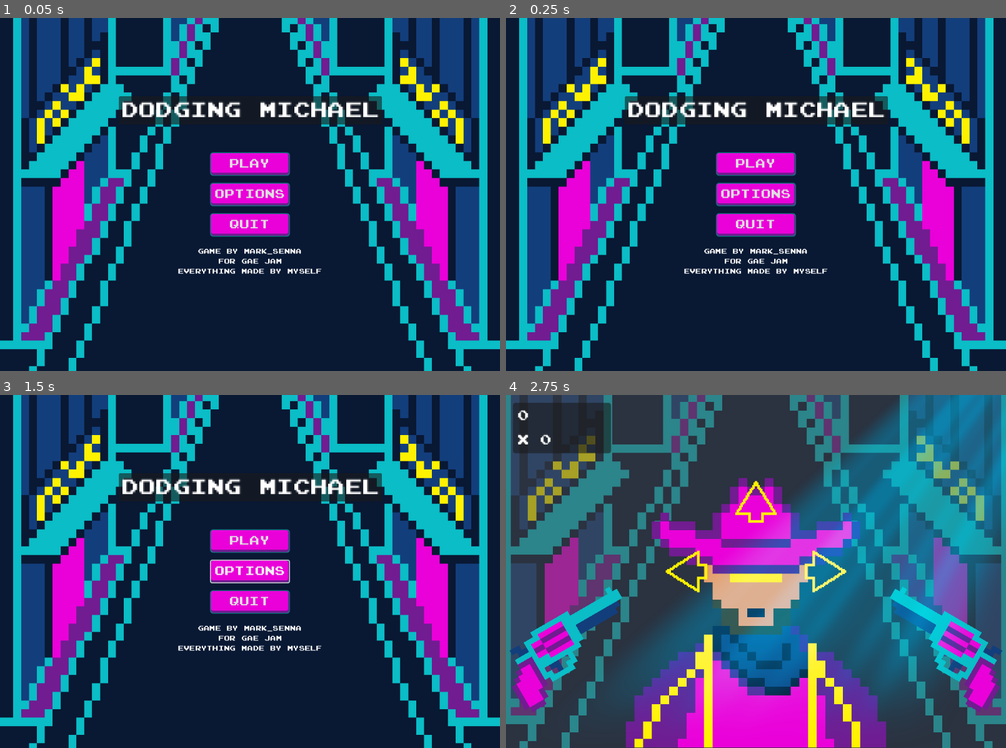
Above: before the commit, frames 1-4 (two rows, left to right).
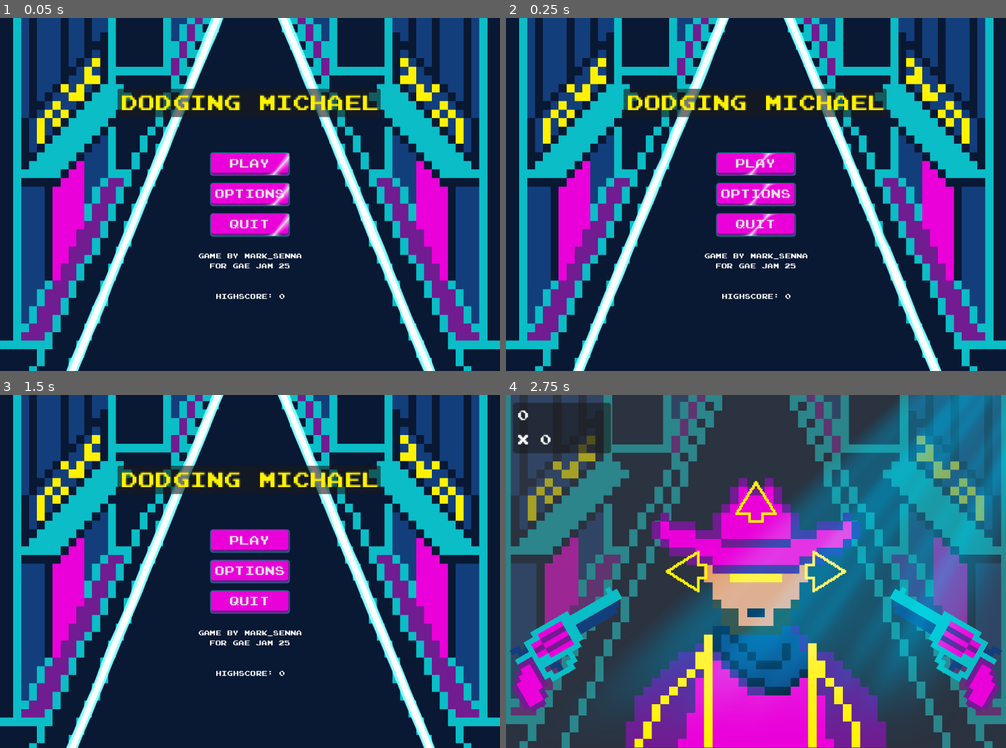
Above: after the commit, the same moments.

Repository: AlphaZero999/GAE-GameJam
Game: Godot game, scene res://scenes/main.tscn
Two runs of this game, one before a commit and one after it. Both use one fixed random seed, a clock stepped at 60 frames per second and the inputs below. Sound files missing from this copy of the repository are replaced by a short silence.
Inputs (mouse positions are in pixels of both pictures, inside the frame that each line leads up to):
- Up to frame 1 (0.05 s): no input
- Up to frame 2 (0.25 s): no input
- Up to frame 3 (1.5 s): click "Options" at 0.5 s; click (250, 585) at 1.25 s, where only the run after the commit has a clickable "Back"
- Up to frame 4 (2.75 s): click "Play" at 2 s

The runs differ from the first frame. In frame 1, 8.4% of the frame differs, in the area x 13-88%, y 0-100%; in frame 2, 8.3%; in frame 3, 8.2%; in frame 4, nothing differs.

Commit message:
submitted project

Diff:
--- a/gae-gamejam/Globals/conductor_variables.gd
+++ b/gae-gamejam/Globals/conductor_variables.gd
@@ -3,6 +3,7 @@
 signal beat
 signal measure
 
+var highscore = 0
 var score = 0
 var combo = 0
 var great = 0
--- /dev/null
+++ b/gae-gamejam/Globals/settings.gd
@@ -0,0 +1,3 @@
+extends Node
+
+var music_value = 1
--- a/gae-gamejam/project.godot
+++ b/gae-gamejam/project.godot
@@ -18,11 +18,11 @@
 [autoload]
 
 ConductorVariables="*res://Globals/conductor_variables.gd"
+Settings="*res://Globals/settings.gd"
 
 [display]
 
 window/size/viewport_height=812
-window/size/mode=4
 window/stretch/mode="viewport"
 
 [global_group]
--- a/gae-gamejam/scenes/end/end.tscn
+++ b/gae-gamejam/scenes/end/end.tscn
@@ -1,8 +1,42 @@
-[gd_scene load_steps=4 format=3 uid="uid://b14tgbrbus4vg"]
+[gd_scene load_steps=8 format=3 uid="uid://b14tgbrbus4vg"]
 
 [ext_resource type="Script" uid="uid://cuga7llik6pvl" path="res://scenes/end/end.gd" id="1_8srqk"]
 [ext_resource type="Texture2D" uid="uid://b3s5f4hrnuums" path="res://assets/CowboyDidIt.png" id="1_orl65"]
 [ext_resource type="Theme" uid="uid://xgqdkyh4d4iy" path="res://theme.tres" id="3_p1qr3"]
+[ext_resource type="Shader" uid="uid://b6ylfgi5favb" path="res://shader/highlight.gdshader" id="4_hqgb4"]
+[ext_resource type="Shader" uid="uid://bid1dxp6phv0d" path="res://shader/beams.gdshader" id="5_rx7h6"]
+
+[sub_resource type="ShaderMaterial" id="ShaderMaterial_rx7h6"]
+shader = ExtResource("4_hqgb4")
+shader_parameter/Line_Smoothness = 0.045
+shader_parameter/Line_Width = 0.102
+shader_parameter/Brightness = 0.64
+shader_parameter/Rotation_deg = 13.82
+shader_parameter/Distortion = 1.676
+shader_parameter/Speed = 0.455
+shader_parameter/Position = 0.0
+shader_parameter/Position_Min = 0.25
+shader_parameter/Position_Max = 0.5
+shader_parameter/Alpha = 1.0
+
+[sub_resource type="ShaderMaterial" id="ShaderMaterial_m21k2"]
+shader = ExtResource("5_rx7h6")
+shader_parameter/beams = 2
+shader_parameter/energy = 3.0
+shader_parameter/roughness = 3
+shader_parameter/frequency = 10
+shader_parameter/speed = 1.0
+shader_parameter/thickness = 0.057
+shader_parameter/outline_thickness = 0.056
+shader_parameter/beam_difference = 0.0
+shader_parameter/glow = 0.0
+shader_parameter/outline_glow = 0.0
+shader_parameter/color = Vector4(0.91, 1, 1, 1)
+shader_parameter/outline_color = Vector4(0.5, 1, 0.96, 1)
+shader_parameter/progress = 1.0
+shader_parameter/y_offset = 0.0
+shader_parameter/fixed_edge_size = 0.05
+shader_parameter/noise_scale = Vector2(1, 1)
 
 [node name="End" type="Node"]
 script = ExtResource("1_8srqk")
@@ -111,6 +145,7 @@
 
 [node name="VBoxContainer2" type="VBoxContainer" parent="Control/MarginContainer/VBoxContainer"]
 layout_mode = 2
+theme_override_constants/separation = 20
 
 [node name="RetryButton" type="Button" parent="Control/MarginContainer/VBoxContainer/VBoxContainer2"]
 custom_minimum_size = Vector2(230, 50)
@@ -118,11 +153,40 @@
 theme = ExtResource("3_p1qr3")
 text = "Retry"
 
+[node name="ColorRect" type="ColorRect" parent="Control/MarginContainer/VBoxContainer/VBoxContainer2/RetryButton"]
+material = SubResource("ShaderMaterial_rx7h6")
+layout_mode = 1
+anchors_preset = 15
+anchor_right = 1.0
+anchor_bottom = 1.0
+grow_horizontal = 2
+grow_vertical = 2
+mouse_filter = 2
+
 [node name="MainMenuButton" type="Button" parent="Control/MarginContainer/VBoxContainer/VBoxContainer2"]
 custom_minimum_size = Vector2(230, 50)
 layout_mode = 2
 theme = ExtResource("3_p1qr3")
 text = "Main Menu"
 
+[node name="ColorRect" type="ColorRect" parent="Control/MarginContainer/VBoxContainer/VBoxContainer2/MainMenuButton"]
+material = SubResource("ShaderMaterial_rx7h6")
+layout_mode = 1
+anchors_preset = 15
+anchor_right = 1.0
+anchor_bottom = 1.0
+grow_horizontal = 2
+grow_vertical = 2
+mouse_filter = 2
+
+[node name="ColorRect3" type="ColorRect" parent="Control"]
+material = SubResource("ShaderMaterial_m21k2")
+layout_mode = 0
+offset_left = 792.0
+offset_top = 435.0
+offset_right = 832.0
+offset_bottom = 475.0
+scale = Vector2(2.79054, 1.01092)
+
 [connection signal="pressed" from="Control/MarginContainer/VBoxContainer/VBoxContainer2/RetryButton" to="." method="_on_retry_button_pressed"]
 [connection signal="pressed" from="Control/MarginContainer/VBoxContainer/VBoxContainer2/MainMenuButton" to="." method="_on_main_menu_button_pressed"]
--- a/gae-gamejam/scenes/game/game.gd
+++ b/gae-gamejam/scenes/game/game.gd
@@ -12,8 +12,6 @@
 @onready var arrow_up: AnimatedSprite2D = $PlayArea/ArrowUp
 
 @onready var pistols: Node2D = $Pistols
-
-@onready var audio_stream_player: AudioStreamPlayer = $AudioStreamPlayer
 
 @onready var score_label: Label = %ScoreLabel
 @onready var combo_label: Label = %ComboLabel
@@ -144,6 +142,8 @@
 		ConductorVariables.good = good
 		ConductorVariables.okay = okay
 		ConductorVariables.missed = missed
+		if ConductorVariables.highscore < score:
+			ConductorVariables.highscore = score
 		if get_tree().change_scene_to_file("res://scenes/end/end.tscn") != OK:
 			print ("Error changing scene to End")
 
--- a/gae-gamejam/scenes/main.gd
+++ b/gae-gamejam/scenes/main.gd
@@ -1,13 +1,16 @@
 extends Node
 
+@onready var highscore_label: Label = $HighscoreLabel
+
+func _ready() -> void:
+	highscore_label.text = "Highscore: " + str(ConductorVariables.highscore)
 
 func _on_play_button_pressed() -> void:
 	get_tree().change_scene_to_file("res://scenes/game/game.tscn")
 
 
 func _on_options_button_pressed() -> void:
-	pass # Replace with function body.
-	#TODO OptionsMenu
+	get_tree().change_scene_to_file("res://scenes/options_menu/options_menu.tscn")
 
 
 func _on_quit_button_pressed() -> void:
--- a/gae-gamejam/scenes/main.tscn
+++ b/gae-gamejam/scenes/main.tscn
@@ -1,8 +1,42 @@
-[gd_scene load_steps=4 format=3 uid="uid://byhkn6vlecnxi"]
+[gd_scene load_steps=8 format=3 uid="uid://byhkn6vlecnxi"]
 
 [ext_resource type="Script" uid="uid://drlbs3yqf5thw" path="res://scenes/main.gd" id="1_o5qli"]
 [ext_resource type="Theme" uid="uid://xgqdkyh4d4iy" path="res://theme.tres" id="2_0wfyh"]
 [ext_resource type="Texture2D" uid="uid://cu456uogftj8q" path="res://assets/bg.png" id="2_sugp2"]
+[ext_resource type="Shader" uid="uid://b6ylfgi5favb" path="res://shader/highlight.gdshader" id="4_jyhfs"]
+[ext_resource type="Shader" uid="uid://bid1dxp6phv0d" path="res://shader/beams.gdshader" id="5_tbgi4"]
+
+[sub_resource type="ShaderMaterial" id="ShaderMaterial_tefeu"]
+shader = ExtResource("5_tbgi4")
+shader_parameter/beams = 2
+shader_parameter/energy = 3.0
+shader_parameter/roughness = 3
+shader_parameter/frequency = 10
+shader_parameter/speed = 0.7
+shader_parameter/thickness = 0.075
+shader_parameter/outline_thickness = 0.075
+shader_parameter/beam_difference = 0.0
+shader_parameter/glow = 0.438
+shader_parameter/outline_glow = 0.0
+shader_parameter/color = Vector4(0.91, 1, 1, 1)
+shader_parameter/outline_color = Vector4(0.5, 1.05, 0.96, 1)
+shader_parameter/progress = 1.0
+shader_parameter/y_offset = 0.0
+shader_parameter/fixed_edge_size = 0.05
+shader_parameter/noise_scale = Vector2(1, 1)
+
+[sub_resource type="ShaderMaterial" id="ShaderMaterial_tbgi4"]
+shader = ExtResource("4_jyhfs")
+shader_parameter/Line_Smoothness = 0.045
+shader_parameter/Line_Width = 0.102
+shader_parameter/Brightness = 0.64
+shader_parameter/Rotation_deg = 13.82
+shader_parameter/Distortion = 1.676
+shader_parameter/Speed = 0.455
+shader_parameter/Position = 0.0
+shader_parameter/Position_Min = 0.25
+shader_parameter/Position_Max = 0.5
+shader_parameter/Alpha = 1.0
 
 [node name="Main" type="Node"]
 script = ExtResource("1_o5qli")
@@ -12,11 +46,36 @@
 scale = Vector2(18.2031, 19.6905)
 texture = ExtResource("2_sugp2")
 
+[node name="ColorRect" type="ColorRect" parent="."]
+material = SubResource("ShaderMaterial_tefeu")
+custom_minimum_size = Vector2(1000, 100)
+offset_left = 98.0
+offset_top = 847.151
+offset_right = 1098.0
+offset_bottom = 947.151
+rotation = -1.17881
+
+[node name="ColorRect2" type="ColorRect" parent="."]
+material = SubResource("ShaderMaterial_tefeu")
+custom_minimum_size = Vector2(1000, 100)
+anchors_preset = 7
+anchor_left = 0.5
+anchor_top = 1.0
+anchor_right = 0.5
+anchor_bottom = 1.0
+offset_left = 102.0
+offset_top = -881.849
+offset_right = 1102.0
+offset_bottom = -781.849
+grow_horizontal = 2
+grow_vertical = 0
+rotation = 1.1781
+
 [node name="Panel" type="Panel" parent="."]
-offset_left = 274.0
-offset_top = 180.0
-offset_right = 880.0
-offset_bottom = 245.0
+offset_left = 271.0
+offset_top = 163.0
+offset_right = 877.0
+offset_bottom = 228.0
 
 [node name="Label" type="Label" parent="."]
 anchors_preset = 8
@@ -24,16 +83,17 @@
 anchor_top = 0.5
 anchor_right = 0.5
 anchor_bottom = 0.5
-offset_left = -296.505
-offset_top = -225.995
-offset_right = -98.505
-offset_bottom = -205.995
+offset_left = -298.335
+offset_top = -242.0
+offset_right = -100.335
+offset_bottom = -222.0
 grow_horizontal = 2
 grow_vertical = 2
 scale = Vector2(3, 3)
 size_flags_horizontal = 4
 size_flags_vertical = 0
 theme = ExtResource("2_0wfyh")
+theme_override_colors/font_color = Color(1, 0.94902, 0, 1)
 text = "Dodging Michael"
 horizontal_alignment = 1
 vertical_alignment = 1
@@ -63,6 +123,16 @@
 theme = ExtResource("2_0wfyh")
 text = "Play"
 
+[node name="ColorRect" type="ColorRect" parent="MarginContainer/HBoxContainer/PlayButton"]
+material = SubResource("ShaderMaterial_tbgi4")
+layout_mode = 1
+anchors_preset = 15
+anchor_right = 1.0
+anchor_bottom = 1.0
+grow_horizontal = 2
+grow_vertical = 2
+mouse_filter = 2
+
 [node name="OptionsButton" type="Button" parent="MarginContainer/HBoxContainer"]
 unique_name_in_owner = true
 custom_minimum_size = Vector2(150, 50)
@@ -70,12 +140,32 @@
 theme = ExtResource("2_0wfyh")
 text = "Options"
 
+[node name="ColorRect" type="ColorRect" parent="MarginContainer/HBoxContainer/OptionsButton"]
+material = SubResource("ShaderMaterial_tbgi4")
+layout_mode = 1
+anchors_preset = 15
+anchor_right = 1.0
+anchor_bottom = 1.0
+grow_horizontal = 2
+grow_vertical = 2
+mouse_filter = 2
+
 [node name="QuitButton" type="Button" parent="MarginContainer/HBoxContainer"]
 unique_name_in_owner = true
 custom_minimum_size = Vector2(150, 50)
 layout_mode = 2
 theme = ExtResource("2_0wfyh")
 text = "Quit"
+
+[node name="ColorRect" type="ColorRect" parent="MarginContainer/HBoxContainer/QuitButton"]
+material = SubResource("ShaderMaterial_tbgi4")
+layout_mode = 1
+anchors_preset = 15
+anchor_right = 1.0
+anchor_bottom = 1.0
+grow_horizontal = 2
+grow_vertical = 2
+mouse_filter = 2
 
 [node name="Label2" type="Label" parent="."]
 anchors_preset = 8
@@ -91,8 +181,24 @@
 grow_vertical = 2
 theme = ExtResource("2_0wfyh")
 text = "Game by Mark_Senna
-for GAE Jam
-Everything made by myself"
+for GAE Jam 25"
+horizontal_alignment = 1
+vertical_alignment = 1
+
+[node name="HighscoreLabel" type="Label" parent="."]
+anchors_preset = 8
+anchor_left = 0.5
+anchor_top = 0.5
+anchor_right = 0.5
+anchor_bottom = 0.5
+offset_left = -118.0
+offset_top = 213.0
+offset_right = 121.0
+offset_bottom = 256.0
+grow_horizontal = 2
+grow_vertical = 2
+theme = ExtResource("2_0wfyh")
+text = "Highscore: 0"
 horizontal_alignment = 1
 vertical_alignment = 1
 
--- /dev/null
+++ b/gae-gamejam/scenes/options_menu/options_menu.gd
@@ -0,0 +1,21 @@
+extends Node
+
+@onready var h_slider: HSlider = $MarginContainer/VBoxContainer/VBoxContainer/HSlider
+
+func _ready() -> void:
+	h_slider.value = Settings.music_value
+
+func _on_button_pressed() -> void:
+	get_tree().change_scene_to_file("res://scenes/main.tscn")
+
+
+func _on_h_slider_value_changed(value: float) -> void:
+	Settings.music_value = value
+	var bus_index = AudioServer.get_bus_index("Master")
+
+	if value == 0.0:
+		AudioServer.set_bus_mute(bus_index, true)
+	else:
+		AudioServer.set_bus_mute(bus_index, false)
+		var db = linear_to_db(value)
+		AudioServer.set_bus_volume_db(bus_index, db)
--- /dev/null
+++ b/gae-gamejam/scenes/options_menu/options_menu.tscn
@@ -0,0 +1,125 @@
+[gd_scene load_steps=8 format=3 uid="uid://gjpwos1oxcmd"]
+
+[ext_resource type="Script" uid="uid://lbu111qxoo8c" path="res://scenes/options_menu/options_menu.gd" id="1_sglii"]
+[ext_resource type="Texture2D" uid="uid://cu456uogftj8q" path="res://assets/bg.png" id="2_44mp6"]
+[ext_resource type="Theme" uid="uid://xgqdkyh4d4iy" path="res://theme.tres" id="3_pyb0l"]
+[ext_resource type="Shader" uid="uid://b6ylfgi5favb" path="res://shader/highlight.gdshader" id="4_pyb0l"]
+[ext_resource type="Shader" uid="uid://bid1dxp6phv0d" path="res://shader/beams.gdshader" id="5_7inox"]
+
+[sub_resource type="ShaderMaterial" id="ShaderMaterial_7inox"]
+shader = ExtResource("4_pyb0l")
+shader_parameter/Line_Smoothness = 0.045
+shader_parameter/Line_Width = 0.102
+shader_parameter/Brightness = 0.64
+shader_parameter/Rotation_deg = 13.82
+shader_parameter/Distortion = 1.676
+shader_parameter/Speed = 0.455
+shader_parameter/Position = 0.0
+shader_parameter/Position_Min = 0.25
+shader_parameter/Position_Max = 0.5
+shader_parameter/Alpha = 1.0
+
+[sub_resource type="ShaderMaterial" id="ShaderMaterial_8eue1"]
+shader = ExtResource("5_7inox")
+shader_parameter/beams = 2
+shader_parameter/energy = 3.0
+shader_parameter/roughness = 3
+shader_parameter/frequency = 10
+shader_parameter/speed = 0.7
+shader_parameter/thickness = 0.075
+shader_parameter/outline_thickness = 0.075
+shader_parameter/beam_difference = 0.0
+shader_parameter/glow = 0.438
+shader_parameter/outline_glow = 0.0
+shader_parameter/color = Vector4(0.91, 1, 1, 1)
+shader_parameter/outline_color = Vector4(0.5, 1.05, 0.96, 1)
+shader_parameter/progress = 1.0
+shader_parameter/y_offset = 0.0
+shader_parameter/fixed_edge_size = 0.05
+shader_parameter/noise_scale = Vector2(1, 1)
+
+[node name="OptionsMenu" type="Node"]
+script = ExtResource("1_sglii")
+
+[node name="Sprite2D" type="Sprite2D" parent="."]
+position = Vector2(576.5, 407.5)
+scale = Vector2(18.2031, 19.6905)
+texture = ExtResource("2_44mp6")
+
+[node name="MarginContainer" type="MarginContainer" parent="."]
+anchors_preset = 8
+anchor_left = 0.5
+anchor_top = 0.5
+anchor_right = 0.5
+anchor_bottom = 0.5
+offset_left = -90.0
+offset_top = -25.0
+offset_right = 90.0
+offset_bottom = 25.0
+grow_horizontal = 2
+grow_vertical = 2
+
+[node name="VBoxContainer" type="VBoxContainer" parent="MarginContainer"]
+layout_mode = 2
+theme_override_constants/separation = 25
+
+[node name="VBoxContainer" type="VBoxContainer" parent="MarginContainer/VBoxContainer"]
+layout_mode = 2
+theme_override_constants/separation = 10
+
+[node name="MusicVolumeLabel" type="Label" parent="MarginContainer/VBoxContainer/VBoxContainer"]
+layout_mode = 2
+theme = ExtResource("3_pyb0l")
+text = "Music Volume"
+horizontal_alignment = 1
+vertical_alignment = 1
+
+[node name="HSlider" type="HSlider" parent="MarginContainer/VBoxContainer/VBoxContainer"]
+layout_mode = 2
+theme = ExtResource("3_pyb0l")
+max_value = 1.0
+step = 0.01
+
+[node name="Button" type="Button" parent="MarginContainer/VBoxContainer"]
+custom_minimum_size = Vector2(180, 50)
+layout_mode = 2
+theme = ExtResource("3_pyb0l")
+text = "Back"
+
+[node name="ColorRect" type="ColorRect" parent="MarginContainer/VBoxContainer/Button"]
+material = SubResource("ShaderMaterial_7inox")
+layout_mode = 1
+anchors_preset = 15
+anchor_right = 1.0
+anchor_bottom = 1.0
+grow_horizontal = 2
+grow_vertical = 2
+mouse_filter = 2
+
+[node name="ColorRect" type="ColorRect" parent="."]
+material = SubResource("ShaderMaterial_8eue1")
+custom_minimum_size = Vector2(1000, 100)
+offset_left = 98.0
+offset_top = 845.0
+offset_right = 1098.0
+offset_bottom = 945.0
+rotation = -1.17881
+
+[node name="ColorRect2" type="ColorRect" parent="."]
+material = SubResource("ShaderMaterial_8eue1")
+custom_minimum_size = Vector2(1000, 100)
+anchors_preset = 7
+anchor_left = 0.5
+anchor_top = 1.0
+anchor_right = 0.5
+anchor_bottom = 1.0
+offset_left = 102.0
+offset_top = -884.0
+offset_right = 1102.0
+offset_bottom = -784.0
+grow_horizontal = 2
+grow_vertical = 0
+rotation = 1.1781
+
+[connection signal="value_changed" from="MarginContainer/VBoxContainer/VBoxContainer/HSlider" to="." method="_on_h_slider_value_changed"]
+[connection signal="pressed" from="MarginContainer/VBoxContainer/Button" to="." method="_on_button_pressed"]
--- /dev/null
+++ b/gae-gamejam/shader/beams.gdshader
@@ -0,0 +1,113 @@
+/*
+Shader from Godot Shaders - the free shader library.
+godotshaders.com/shader/energy-beams
+
+This shader is under CC0 license. Feel free to use, improve and
+change this shader according to your needs and consider sharing
+the modified result to godotshaders.com.
+*/
+
+shader_type canvas_item;
+render_mode blend_add; // Remove this if you want to use HDR glow instead (use "Glow" and "Outline Glow" sliders)
+
+uniform int beams = 2; // How many beams the energy field should have
+
+uniform float energy = 3.0; // How much the beams will travel up and down
+uniform int roughness : hint_range(1, 10) = 3; // How compact the noise texture will be
+uniform int frequency = 10; // Amount of "ripples" in the beams
+
+uniform float speed = 1.0; // Animation speed
+uniform float thickness : hint_range(0.0, 0.1) = 0.006; // Thickness of the main beam
+uniform float outline_thickness : hint_range(0.0, 0.1) = 0.03; //Thickness of the outline color
+uniform float beam_difference : hint_range(0.0, 1.0) = 0.0; // The thickness difference between the main beam and the other, if there are more than one beam. The closer to 1 the smaller the thickness difference.
+
+uniform float glow : hint_range(0.0, 3.0) = 0.0; // Use together with WorldEnvironment's Glow feature
+uniform float outline_glow : hint_range(0.0, 3.0) = 0.0;
+
+uniform vec4 color = vec4(0.91, 1.0, 1.0, 1.0);
+uniform vec4 outline_color= vec4(0.5, 1.0, 0.96, 1.0);
+
+uniform float progress : hint_range(0.0, 1.0) = 1.0;
+
+uniform float y_offset : hint_range (-0.5, 0.5) = 0.0; // Position of the beam
+uniform float fixed_edge_size : hint_range(0.0, 0.5) = 0.05; // How close to the edge should the beam be still before the animatino starts
+uniform vec2 noise_scale = vec2(1.0); // If the object (for example the ColorRect or Sprite node) is compressed use this to compensate for the noise texture being compressed.
+
+float random(vec2 uv) {
+    return fract(sin(dot(uv.xy,
+        vec2(12.9898,78.233))) *
+            43758.5453123);
+}
+
+float noise(vec2 uv) {
+    vec2 uv_index = floor(uv);
+    vec2 uv_fract = fract(uv);
+
+    // Four corners in 2D of a tile
+    float a = random(uv_index);
+    float b = random(uv_index + vec2(1.0, 0.0));
+    float c = random(uv_index + vec2(0.0, 1.0));
+    float d = random(uv_index + vec2(1.0, 1.0));
+
+    vec2 blur = smoothstep(0.0, 1.0, uv_fract);
+
+    return mix(a, b, blur.x) +
+            (c - a) * blur.y * (1.0 - blur.x) +
+            (d - b) * blur.x * blur.y;
+}
+
+float fbm(vec2 uv, float time) {
+    int octaves = roughness;
+    float amp = 0.01 * energy * progress;
+    float freq = float(frequency);
+	float value = 0.0;
+
+    for(int i = 0; i < octaves; i++) {
+        value += amp * noise(freq * vec2(uv.x, uv.y + time));
+        amp *= 0.5;
+        freq *= 2.0;
+    }
+    return value;
+}
+
+vec4 difference(vec4 base, vec4 blend){
+	return abs(base - blend);
+}
+
+vec4 bolt(vec2 uv, float time, float i)
+{
+	// Setup the beam locking to the edges.
+	float falloff = smoothstep(0.0, fixed_edge_size, uv.x) * smoothstep(0.0, fixed_edge_size, 1.0 - uv.x);
+
+	// Use Fractal Brownian Motion to create a "cloud texture" and use Difference blend mode to make the beam
+	vec4 clouds = vec4(fbm((uv + vec2(i) ) * noise_scale, time * speed)) * falloff;
+	vec4 diff_clouds = difference(clouds, vec4(uv.y - 0.5 + y_offset + (uv.y * falloff * 0.02 * energy * progress)));
+
+	// Create a new noise to mask the beams on low "progress" values. To make a "turn-off" effect more visually interesting.
+	vec4 clouds2 = vec4(fbm((uv * 2.0) * noise_scale, time * 1.)) * 5.0;
+	diff_clouds += smoothstep(0.0, 0.8, clouds2) * 0.1 * (1.-progress);
+
+	// Set thickness of the beams. First beam is the Thickness size and all following beams are sized with beam_difference
+	float thickness2 =  1. - ( thickness / (min(i + beam_difference, 1.0) + (1.0-beam_difference))) * progress ;
+	vec4 beam = clamp(smoothstep(thickness2, thickness2 + 0.005 * progress, 1.0 - diff_clouds), vec4(0.0), vec4(1.0));
+
+	//Set the beam outlines
+	vec4 beam_outline;
+	float outline = thickness2 - (outline_thickness * progress);
+	beam_outline = clamp(smoothstep(outline, outline + 0.04, 1.0 - diff_clouds), 0.0, 1.0);
+	beam_outline = clamp(beam_outline - beam, 0.0, 1.0);
+
+	// Merge the beam and the outline and return to the fragment function
+	return (beam * (color + vec4(glow, glow, glow, 0.))) + (beam_outline * (outline_color + vec4(outline_glow, outline_glow, outline_glow, 0.)));
+}
+
+void fragment()
+{
+	vec4 beam = vec4(0.0);
+
+	for (int i = 0; i < beams; i++){
+		beam = max(beam, bolt(UV, TIME, float(i)));
+	}
+
+	COLOR = beam;
+}
--- /dev/null
+++ b/gae-gamejam/shader/highlight.gdshader
@@ -0,0 +1,69 @@
+shader_type canvas_item;
+render_mode blend_premul_alpha;
+
+uniform float Line_Smoothness : hint_range(0, 0.1) = 0.045;
+uniform float Line_Width : hint_range(0, 0.2) = 0.09;
+uniform float Brightness = 3.0;
+uniform float Rotation_deg : hint_range(-90, 90) = 30;
+uniform float Distortion : hint_range(1, 2) = 1.8;
+uniform float Speed = 0.7;
+uniform float Position : hint_range(0, 1) = 0;
+uniform float Position_Min = 0.25;
+uniform float Position_Max = 0.5;
+uniform float Alpha : hint_range(0, 1) = 1;
+
+vec2 rotate_uv(vec2 uv, vec2 center, float rotation, bool use_degrees){
+		float _angle = rotation;
+		if(use_degrees){
+			_angle = rotation * (3.1415926/180.0);
+		}
+		mat2 _rotation = mat2(
+			vec2(cos(_angle), -sin(_angle)),
+			vec2(sin(_angle), cos(_angle))
+		);
+		vec2 _delta = uv - center;
+		_delta = _rotation * _delta;
+		return _delta + center;
+	}
+
+void fragment() {
+
+	vec2 center_uv = UV - vec2(0.5, 0.5);
+	float gradient_to_edge = max(abs(center_uv.x), abs(center_uv.y));
+	gradient_to_edge = gradient_to_edge * Distortion;
+	gradient_to_edge = 1.0 - gradient_to_edge;
+	vec2 rotaded_uv = rotate_uv(UV, vec2(0.5, 0.5), Rotation_deg, true);
+
+	float remapped_position;
+	{
+		float output_range = Position_Max - Position_Min;
+		remapped_position = Position_Min + output_range * Position;
+	}
+
+	float remapped_time = TIME * Speed + remapped_position;
+	remapped_time = fract(remapped_time);
+	{
+		float output_range = 2.0 - (-2.0);
+		remapped_time = -2.0 + output_range * remapped_time;
+	}
+
+	vec2 offset_uv = vec2(rotaded_uv.xy) + vec2(remapped_time, 0.0);
+	float line = vec3(offset_uv, 0.0).x;
+	line = abs(line);
+	line = gradient_to_edge * line;
+	line = sqrt(line);
+
+	float line_smoothness = clamp(Line_Smoothness, 0.001, 1.0);
+	float offset_plus = Line_Width + line_smoothness;
+	float offset_minus = Line_Width - line_smoothness;
+
+	float remapped_line;
+	{
+		float input_range = offset_minus - offset_plus;
+		remapped_line = (line - offset_plus) / input_range;
+	}
+	remapped_line = remapped_line * Brightness;
+	remapped_line = min(remapped_line, Alpha);
+	COLOR.rgb = vec3(COLOR.xyz) * vec3(remapped_line);
+	COLOR.a = remapped_line;
+}
--- a/gae-gamejam/theme.tres
+++ b/gae-gamejam/theme.tres
@@ -38,10 +38,22 @@
 shadow_color = Color(0.133333, 0.901961, 0.901961, 0.6)
 shadow_size = 3
 
+[sub_resource type="StyleBoxFlat" id="StyleBoxFlat_110ce"]
+bg_color = Color(0.0392157, 0.741176, 0.776471, 1)
+
+[sub_resource type="StyleBoxFlat" id="StyleBoxFlat_05tig"]
+border_width_left = 2
+border_width_top = 2
+border_width_right = 2
+border_width_bottom = 2
+border_color = Color(1, 0.94902, 0, 1)
+
 [resource]
 Button/font_sizes/font_size = 28
 Button/fonts/font = ExtResource("1_e1x85")
 Button/styles/hover = SubResource("StyleBoxFlat_e1x85")
 Button/styles/normal = SubResource("StyleBoxFlat_cjfk0")
 Button/styles/pressed = SubResource("StyleBoxFlat_vj6dk")
+HSlider/styles/grabber_area = SubResource("StyleBoxFlat_110ce")
+HSlider/styles/slider = SubResource("StyleBoxFlat_05tig")
 Label/fonts/font = ExtResource("1_e1x85")
Not shown, added: gae-gamejam/Globals/settings.gd.uid
Not shown, added: gae-gamejam/scenes/options_menu/options_menu.gd.uid
Not shown, added: gae-gamejam/shader/beams.gdshader.uid
Not shown, added: gae-gamejam/shader/highlight.gdshader.uid
Not shown: 1 places in gae-gamejam/theme.tres that only renumber resources
Not shown, added: Exports/index (2).zip
Not shown, added: Exports/index (3).zip
